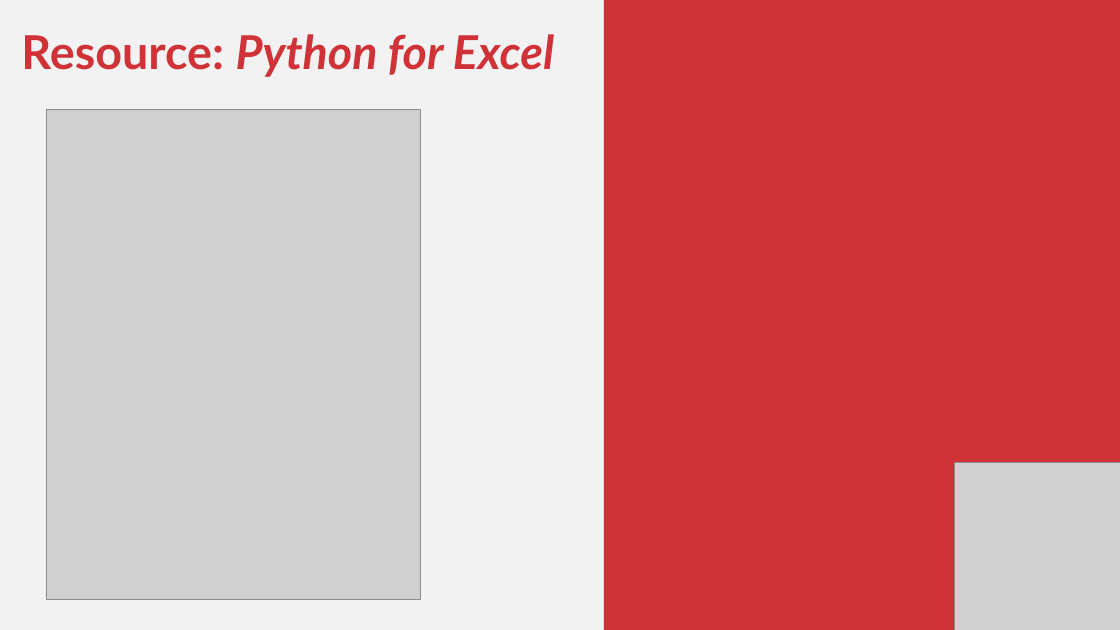
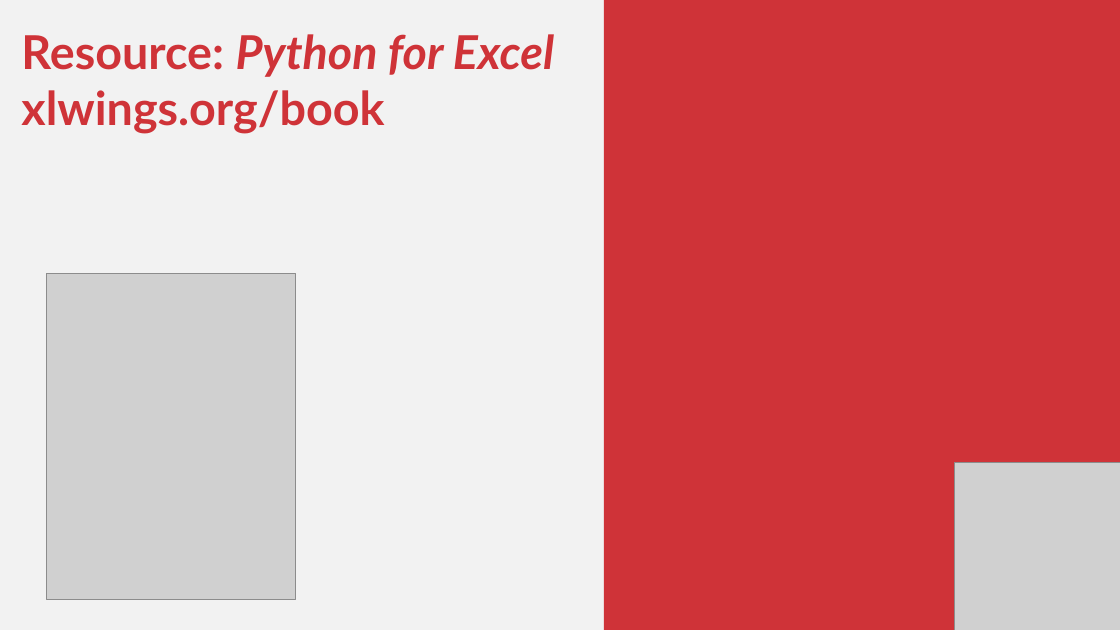
Before and after one commit to stringfestdata/ms-excel-toronto-monte-carlo-methods, a slide deck: slide 14 of ms-excel-toronto-monte-carlo.pptx. Drawn at 1120x630 pixels with LibreOffice and Linux fonts; fonts in the diff are those of the drawing; grey boxes stand for pictures. Boxes give left, top, right and bottom in pixels: in the first picture for what was removed or moved away, otherwise in the second. Text is boxed around its words. In the diff, an @@ line names an element or a change of style, - is before the commit and + after.

```diff
--- a/ms-excel-toronto-monte-carlo.pptx
+++ b/ms-excel-toronto-monte-carlo.pptx
@@ text at bbox=[21, 90, 384, 134]: paragraph added @@
+xlwings.org/book
@@ picture: place and size @@
-picture at bbox=[46, 110, 420, 600]
+picture at bbox=[46, 273, 295, 600]
```
Also in this commit, not shown: 2 other slides changed.
